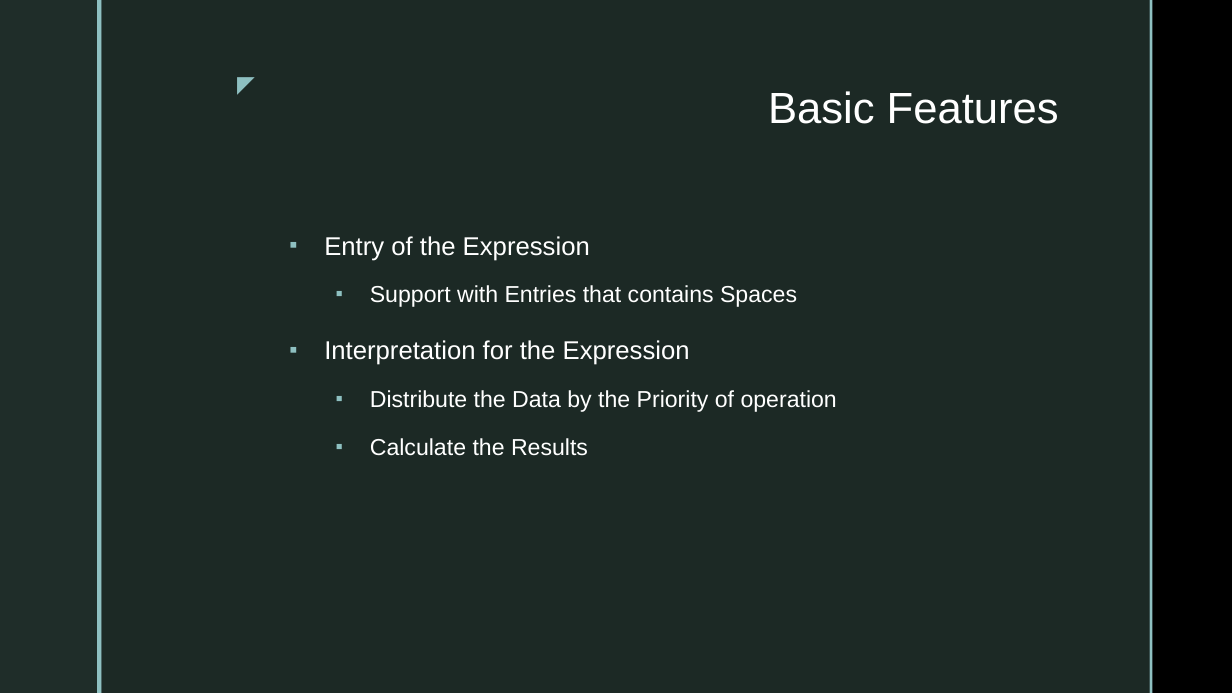
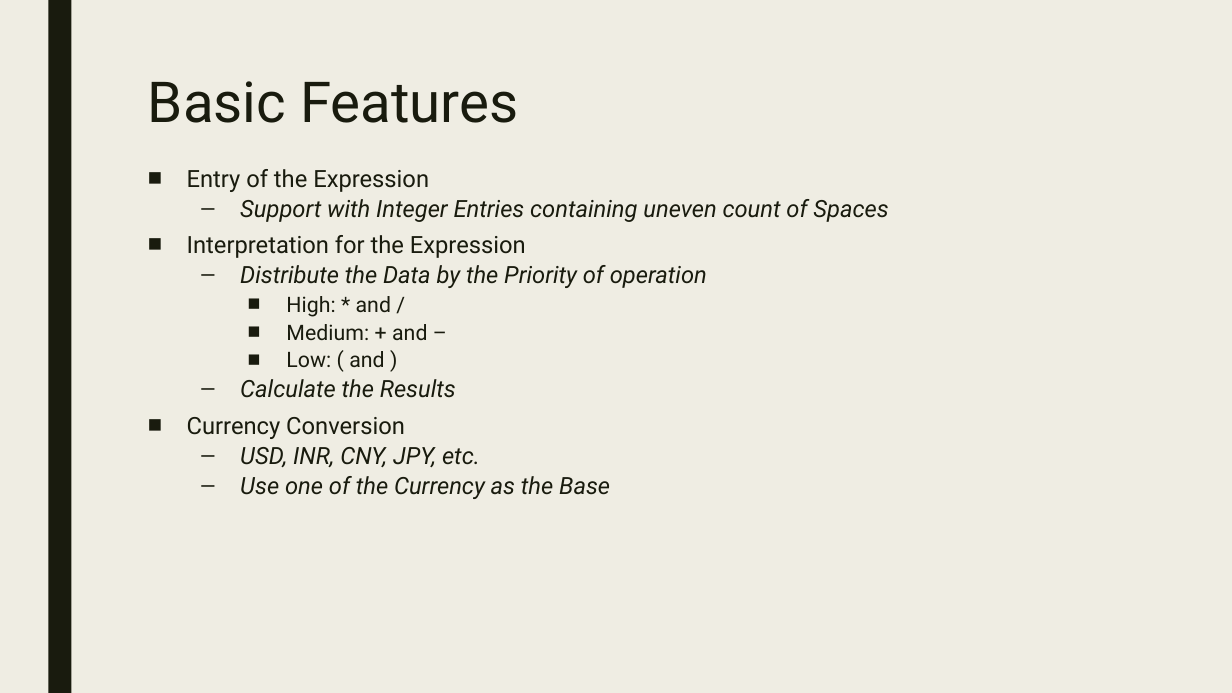
Before and after one commit to ZhongQiyu/sp23-cs608-midterm, a slide deck: slide 5 of CS608 Group 1 Midterm Presentation.pptx (slide 4 before the commit). Drawn at 1232x693 pixels with LibreOffice and Linux fonts; fonts in the diff are those of the drawing; background and template pictures are left out. Boxes give left, top, right and bottom in pixels: in the first picture for what was removed or moved away, otherwise in the second. Text is boxed around its words. In the diff, an @@ line names an element or a change of style, - is before the commit and + after.

```diff
--- a/CS608 Group 1 Midterm Presentation.pptx
+++ b/CS608 Group 1 Midterm Presentation.pptx
@@ background picture (left out) to #EFEDE3 @@
@@ rectangle: place and size @@
-rectangle at bbox=[0, 0, 97, 693]
+rectangle at bbox=[48, 0, 71, 693]
@@ rectangle at bbox=[48, 0, 71, 693]: fill #1F2D29 to #191B0E @@
@@ rectangle removed at bbox=[97, 0, 102, 693] @@
@@ rectangle removed at bbox=[102, 0, 1150, 693] @@
@@ rectangle removed at bbox=[1150, 0, 1153, 693] @@
@@ title "Basic Features": place and size @@
-title "Basic Features" at bbox=[768, 91, 1059, 124]
+title "Basic Features" at bbox=[148, 81, 519, 123]
@@ title "Basic Features" at bbox=[148, 81, 519, 123]: size 34 to 44 pt, font Arial to Roboto, text colour #FFFFFF to #191B0E; alignment right to left; line spacing 0.9 to 0.89 @@
@@ text removed at bbox=[222, 65, 263, 102] @@
-◤
@@ text "Entry of the Expression": place and size @@
-text "Entry of the Expression" at bbox=[324, 236, 837, 456]
+text "Entry of the Expression" at bbox=[187, 169, 888, 499]
@@ text "Entry of the Expression" at bbox=[187, 169, 888, 499]: vertical alignment middle to top @@
@@ text at bbox=[187, 169, 707, 398]: size 20 to 18.5 pt in "Entry of the Expression", "Interpretation for the Expression"; font Arial to Roboto, text colour #FFFFFF to #191B0E in "Entry of the Expression", "Interpretation for the Expression", "Distribute the Data by the Priority of ...", "Calculate the Results"; size 18 to 18.5 pt, italic on in "Distribute the Data by the Priority of ...", "Calculate the Results"; bullet ▪ to ■; line spacing 1.2 to 0.74; less space between paragraphs; bullet ▪ to – @@
@@ text at bbox=[240, 199, 888, 222]: text changed; size 18 to 18.5 pt; font Arial to Roboto; text colour #FFFFFF to #191B0E; italic on @@
-  ▪ Support with Entries that contains Spaces
+  – Support with Integer Entries containing uneven count of Spaces
@@ text at bbox=[286, 296, 427, 367]: paragraphs added @@
+    ■ High: * and /
+    ■ Medium: + and –
+    ■ Low: ( and )
@@ text at bbox=[187, 417, 610, 499]: paragraphs added @@
+■ Currency Conversion
+  – USD, INR, CNY, JPY, etc.
+  – Use one of the Currency as the Base
```
Also in this commit, not shown: 7 other slides changed, 1 slide added, 1 slide removed.
